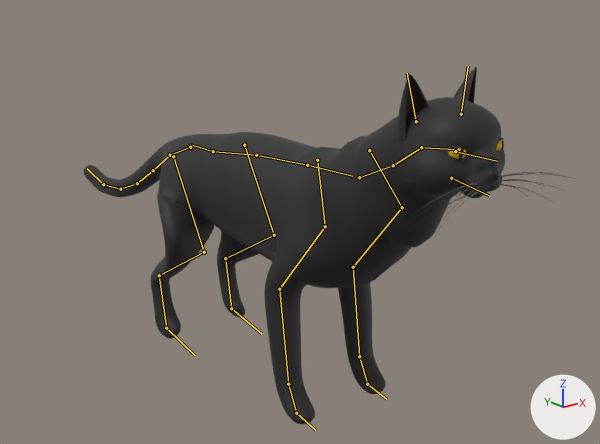
One commit to the glTF model assets/models/cat.glb: the scene before it, then after it.
Both versions are drawn from a camera (50 mm lens) standing at (-0.471, -0.618, 0.408) and looking at (0.031, 0.011, 0.157). The lights are fixed; the arrows at lower right show +X, +Y and +Z. The older version comes first. The bones that change, and the others that lie on the model, are drawn over the model as lines.

Names of what the first picture shows: 'cat_mesh'.
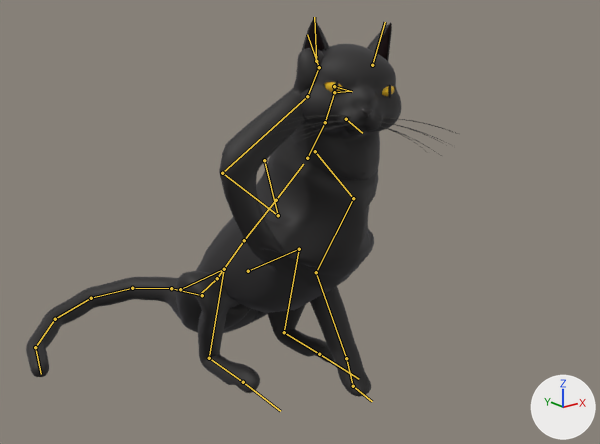
The newer file adds an action. The first version stands in its rest pose; the second is drawn at frame 59 of the action 'groom'.

The change in detail:
Bone 'Rump' (bone_rump) moves from (0.0, 0.0, 0.0) to (0.0, 0.0, -0.145).
Bone 'Rump' (bone_rump) turns from (0, 0, 0) to (-40, 0, 0) degrees about its own x, y and z.
Bone 'Spine2' (bone_spine2) turns from (0, 0, 0) to (-2, 0, 0) degrees about its own x, y and z.
Bone 'Chest' (bone_chest) turns from (0, 0, 0) to (-3, 0, 0) degrees about its own x, y and z.
Bone 'Neck1' (bone_neck1) turns from (0, 0, 0) to (12, 0, 0) degrees about its own x, y and z.
Bone 'Neck2' (bone_neck2) turns from (0, 0, 0) to (9, -7, 10) degrees about its own x, y and z.
Bone 'Head' (bone_head) turns from (0, 0, 0) to (19, -16, 3) degrees about its own x, y and z.
Bone 'Ear.R' (bone_ear_r) turns from (0, 0, 0) to (19, -5, 3) degrees about its own x, y and z.
Bone 'Shoulder.L' (bone_shoulder_l) turns from (0, 0, 0) to (27, 5, 14) degrees about its own x, y and z.
Bone 'UpperArm.L' (bone_upperarm_l) turns from (0, 0, 0) to (2, 0, 5) degrees about its own x, y and z.
Bone 'Forearm.L' (bone_forearm_l) turns from (0, 0, 0) to (-17, 5, 1) degrees about its own x, y and z.
Bone 'Hand.L' (bone_hand_l) turns from (0, 0, 0) to (33, 1, -4) degrees about its own x, y and z.
Bone 'Shoulder.R' (bone_shoulder_r) turns from (0, 0, 0) to (27, -5, -14) degrees about its own x, y and z.
Bone 'UpperArm.R' (bone_upperarm_r) turns from (0, 0, 0) to (-179, 1, -50) degrees about its own x, y and z.
Bone 'Forearm.R' (bone_forearm_r) turns from (0, 0, 0) to (-15, 41, -104) degrees about its own x, y and z.
Bone 'Hand.R' (bone_hand_r) turns from (0, 0, 0) to (23, -13, 49) degrees about its own x, y and z.
Bone 'Tail1' (bone_tail1) turns from (0, 0, 0) to (54, -6, 17) degrees about its own x, y and z.
Bone 'Tail2' (bone_tail2) turns from (0, 0, 0) to (5, -13, 22) degrees about its own x, y and z.
Bone 'Tail3' (bone_tail3) turns from (0, 0, 0) to (-9, -14, 27) degrees about its own x, y and z.
Bone 'Tail4' (bone_tail4) turns from (0, 0, 0) to (-9, -11, 32) degrees about its own x, y and z.
Bone 'Tail5' (bone_tail5) turns from (0, 0, 0) to (-5, -3, 34) degrees about its own x, y and z.
Bone 'Tail6' (bone_tail6) turns from (0, 0, 0) to (-4, 7, 29) degrees about its own x, y and z.
Bone 'Thigh.L' (bone_thigh_l) turns from (0, 0, 0) to (-49, -1, -1) degrees about its own x, y and z.
Bone 'Shin.L' (bone_shin_l) turns from (0, 0, 0) to (44, 2, -1) degrees about its own x, y and z.
Bone 'Foot.L' (bone_foot_l) turns from (0, 0, 0) to (-33, -1, 0) degrees about its own x, y and z.
Bone 'Toe.L' (bone_toe_l) turns from (0, 0, 0) to (72, 0, 0) degrees about its own x, y and z.
Bone 'Thigh.R' (bone_thigh_r) turns from (0, 0, 0) to (-49, 1, 1) degrees about its own x, y and z.
Bone 'Shin.R' (bone_shin_r) turns from (0, 0, 0) to (44, -2, 1) degrees about its own x, y and z.
Bone 'Foot.R' (bone_foot_r) turns from (0, 0, 0) to (-33, 1, 0) degrees about its own x, y and z.
Bone 'Toe.R' (bone_toe_r) turns from (0, 0, 0) to (72, 0, 0) degrees about its own x, y and z.

Changed parts and their boxes [x1, y1, x2, y2] in the pictures (600 x 444 px):
'cat_mesh', posed (12% narrower)
    before: [83, 67, 575, 424]
    after: [26, 19, 459, 397]
bone 'Rump', root to tip
    before: (213, 151) to (190, 144)
    after: (217, 278) to (201, 293)
bone 'Spine2', root to tip
    before: (256, 155) to (307, 165)
    after: (244, 240) to (276, 200)
bone 'Chest', root to tip
    before: (307, 165) to (352, 176)
    after: (276, 200) to (303, 164)
bone 'Neck1', root to tip
    before: (359, 177) to (393, 165)
    after: (307, 158) to (325, 122)
bone 'Neck2', root to tip
    before: (393, 165) to (421, 147)
    after: (325, 122) to (334, 92)
bone 'Head', root to tip
    before: (421, 147) to (457, 149)
    after: (334, 92) to (351, 91)
bone 'Ear.R', root to tip
    before: (416, 121) to (407, 73)
    after: (316, 61) to (314, 17)
bone 'Shoulder.L', root to tip
    before: (369, 150) to (402, 207)
    after: (315, 151) to (353, 198)
bone 'UpperArm.L', root to tip
    before: (402, 207) to (353, 267)
    after: (353, 198) to (316, 272)
bone 'Forearm.L', root to tip
    before: (353, 267) to (359, 356)
    after: (316, 272) to (346, 358)
bone 'Hand.L', root to tip
    before: (359, 356) to (367, 384)
    after: (346, 358) to (353, 386)
bone 'Shoulder.R', root to tip
    before: (317, 160) to (325, 226)
    after: (264, 160) to (278, 215)
bone 'UpperArm.R', root to tip
    before: (325, 226) to (279, 289)
    after: (278, 215) to (222, 173)
bone 'Forearm.R', root to tip
    before: (279, 289) to (288, 384)
    after: (222, 173) to (307, 96)
bone 'Hand.R', root to tip
    before: (288, 384) to (296, 413)
    after: (307, 96) to (319, 67)
bone 'Tail1', root to tip
    before: (190, 147) to (170, 155)
    after: (202, 295) to (171, 288)
bone 'Tail2', root to tip
    before: (170, 155) to (153, 170)
    after: (171, 288) to (132, 288)
bone 'Tail3', root to tip
    before: (153, 170) to (137, 183)
    after: (132, 288) to (91, 298)
bone 'Tail4', root to tip
    before: (137, 183) to (120, 189)
    after: (91, 298) to (55, 319)
bone 'Tail5', root to tip
    before: (120, 189) to (103, 184)
    after: (55, 319) to (35, 347)
bone 'Tail6', root to tip
    before: (103, 184) to (87, 168)
    after: (35, 347) to (41, 374)
bone 'Thigh.L', root to tip
    before: (244, 145) to (274, 235)
    after: (248, 271) to (299, 249)
bone 'Shin.L', root to tip
    before: (274, 235) to (225, 258)
    after: (299, 249) to (284, 332)
bone 'Foot.L', root to tip
    before: (225, 258) to (231, 308)
    after: (284, 332) to (319, 354)
bone 'Toe.L', root to tip
    before: (231, 308) to (261, 333)
    after: (319, 354) to (359, 379)
bone 'Thigh.R', root to tip
    before: (173, 156) to (204, 252)
    after: (180, 289) to (224, 269)
bone 'Shin.R', root to tip
    before: (204, 252) to (159, 275)
    after: (224, 269) to (209, 358)
bone 'Foot.R', root to tip
    before: (159, 275) to (166, 328)
    after: (209, 358) to (243, 382)
bone 'Toe.R', root to tip
    before: (166, 328) to (195, 355)
    after: (243, 382) to (280, 411)
